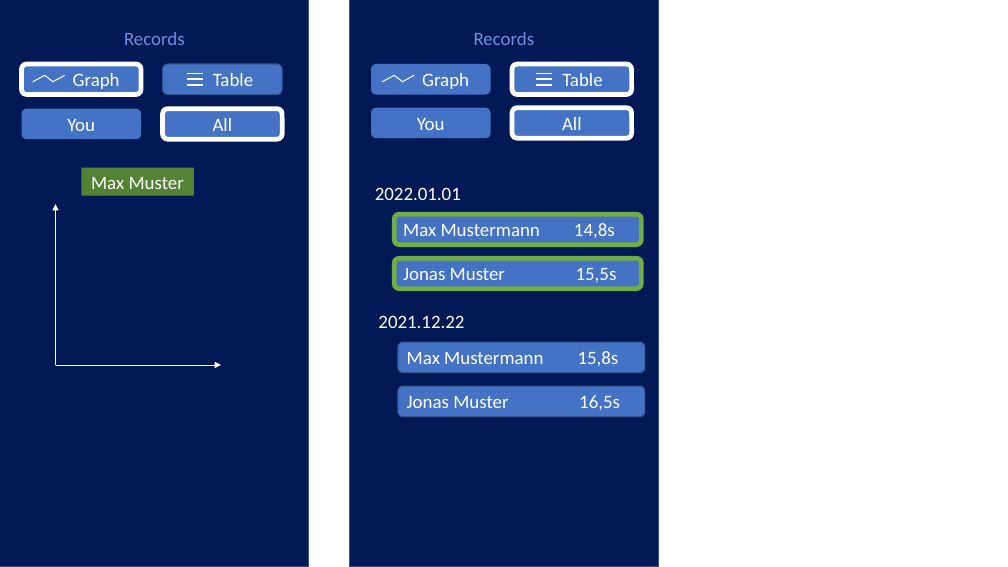
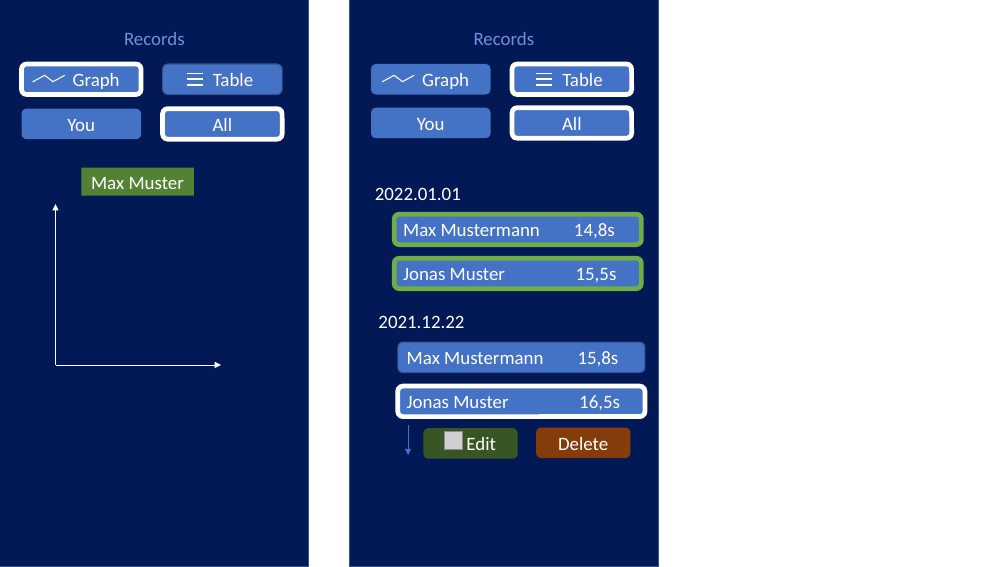
Before and after one commit to TimoLehnertz/roller-results.com, a slide deck: slide 3 of plans/PerformanceLayout.pptx. Drawn at 1008x567 pixels with LibreOffice and Linux fonts; fonts in the diff are those of the drawing; grey boxes stand for pictures. Boxes give left, top, right and bottom in pixels: in the first picture for what was removed or moved away, otherwise in the second. Text is boxed around its words. In the diff, an @@ line names an element or a change of style, - is before the commit and + after.

```diff
--- a/plans/PerformanceLayout.pptx
+++ b/plans/PerformanceLayout.pptx
@@ rounded rectangle "Jonas Muster 16,5s" at box(398, 386, 645, 417): outline #325491 1 pt to #FFFFFF 4.5 pt @@
@@ arrow added from (408, 425) to (408, 455), #4472C4 0.5 pt @@
@@ rounded rectangle added at box(423, 428, 518, 458), fill #385723, 18 pt, text #FFFFFF @@
+Edit
@@ picture added at box(445, 432, 462, 449) @@
@@ rounded rectangle added at box(536, 428, 631, 458), fill #843C0B, 18 pt, text #FFFFFF @@
+Delete
```
Also in this commit, not shown: 3 other slides changed, 2 slides added, 1 slide removed, 25 other files.
